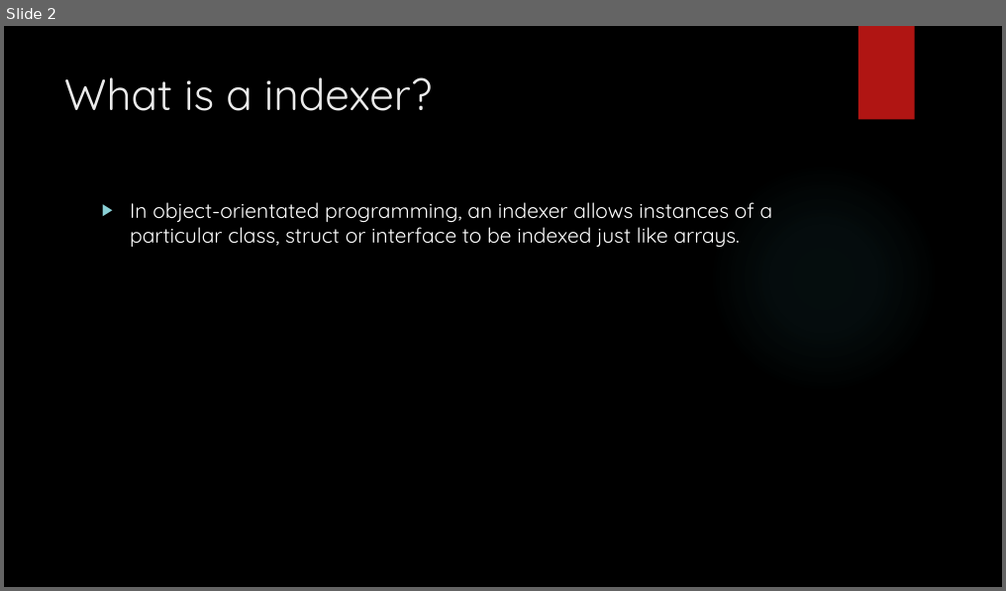
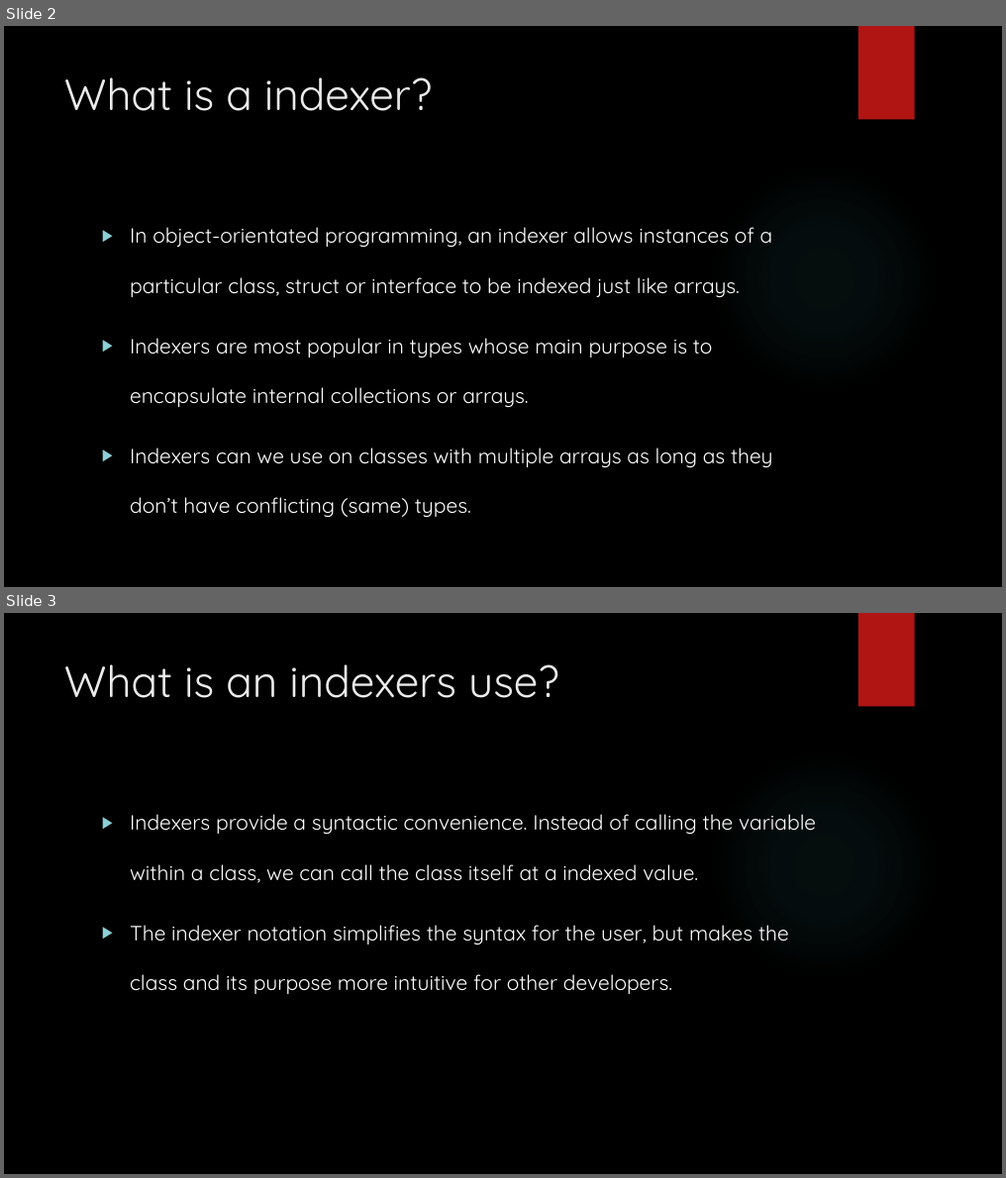
Before and after one commit to J-O-K-E-R/3717, a slide deck: 3951/Indexes.pptx. Shown one above the other, each under a label of ours: slide 2 before the commit, slides 2 and 3 after it. The pictures are 1006x591 and 1006x1178 pixels, drawn with LibreOffice and Linux fonts; fonts in the diff are those of the drawing; background and template pictures are left out. Boxes give left, top, right and bottom in pixels: in the first picture for what was removed or moved away, otherwise in the second. Text is boxed around its words. In the diff, an @@ line names an element or a change of style, - is before the commit and + after.

```diff
--- a/3951/Indexes.pptx
+++ b/3951/Indexes.pptx
@@ slide 3 added at (x1=4, y1=613, x2=1002, y2=1174), background picture (left out); not listed: 2 template elements that a slide beside it also shows @@
@@ title added at (x1=64, y1=664, x2=559, y2=698), 42 pt, text #EBEBEB @@
+What is an indexers use?
@@ text added at (x1=130, y1=814, x2=816, y2=994), 20 pt, text #FFFFFF @@
+▶ Indexers provide a syntactic convenience. Instead of calling the variable within a class, we can call the class itself at a indexed value.
+▶ The indexer notation simplifies the syntax for the user, but makes the class and its purpose more intuitive for other developers.
@@ slide 2 changed as well @@
@@ text at (x1=130, y1=227, x2=773, y2=298): line spacing 1 to 2 @@
@@ text at (x1=130, y1=338, x2=773, y2=518): paragraphs added @@
+▶ Indexers are most popular in types whose main purpose is to encapsulate internal collections or arrays.
+▶ Indexers can we use on classes with multiple arrays as long as they don’t have conflicting (same) types.
```
Also in this commit, not shown: 1 other slide changed, 4 other slides added.
